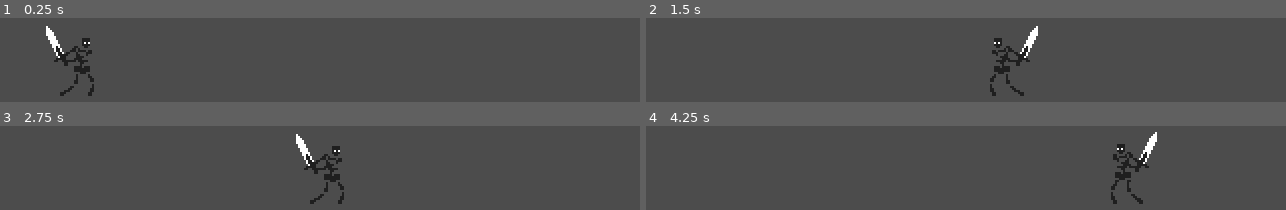
Above: before the commit, frames 1-4 (two rows, left to right).
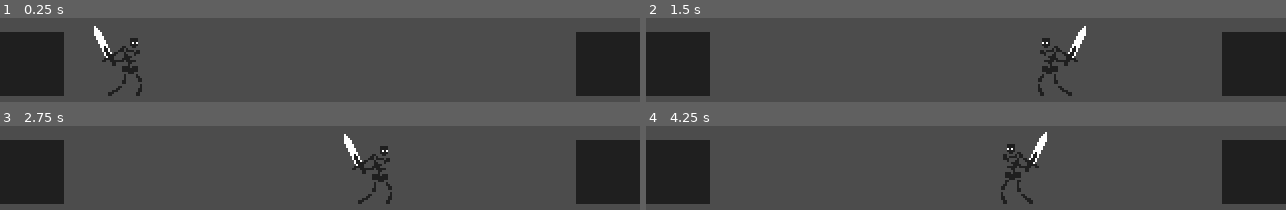
Above: after the commit, the same moments.

Repository: dw3nt/hb-grave-in-godot
Game: Godot game, scene res://Graveyard.tscn
Same seed, same stepped clock (60 frames per second), same inputs: the game is played once before the commit and once after it.
Inputs:
- Up to frame 1 (0.25 s): no input
- Up to frame 2 (1.5 s): hold D (move_right) 0.53-1.28 s; hold A (move_left) from 1.28 s (still down)
- Up to frame 3 (2.75 s): release A (move_left) at 2.03 s; hold D (move_right) from 2.03 s (still down)
- Up to frame 4 (4.25 s): release D (move_right) at 3.53 s; hold A (move_left) from 3.53 s (still down)

The runs differ from the first frame. In frame 1, 18% of the frame differs, in the area x 0-100%, y 9-93%; in frame 2, 18%; in frame 3, 18%; in frame 4, 18%, in the area x 0-100%, y 7-93%.

Commit message:
include walls in graveyard

Diff:
--- a/Graveyard.tscn
+++ b/Graveyard.tscn
@@ -1,8 +1,41 @@
-[gd_scene load_steps=2 format=2]
+[gd_scene load_steps=4 format=2]
 
-[ext_resource path="res://Skeleton.tscn" type="PackedScene" id=1]
+[ext_resource path="res://assets/sprites/environment/s_wall.png" type="Texture" id=1]
+[ext_resource path="res://Skeleton.tscn" type="PackedScene" id=2]
+
+[sub_resource type="RectangleShape2D" id=1]
+extents = Vector2( 16, 16 )
 
 [node name="Graveyard" type="Node"]
 
-[node name="Skeleton" parent="." instance=ExtResource( 1 )]
-position = Vector2( 35, 120 )
+[node name="Walls" type="Node2D" parent="."]
+editor/display_folded = true
+
+[node name="Wall" type="StaticBody2D" parent="Walls"]
+editor/display_folded = true
+position = Vector2( 16, 128 )
+__meta__ = {
+"_edit_group_": true
+}
+
+[node name="Sprite" type="Sprite" parent="Walls/Wall"]
+texture = ExtResource( 1 )
+
+[node name="CollisionShape2D" type="CollisionShape2D" parent="Walls/Wall"]
+shape = SubResource( 1 )
+
+[node name="Wall2" type="StaticBody2D" parent="Walls"]
+editor/display_folded = true
+position = Vector2( 304, 128 )
+__meta__ = {
+"_edit_group_": true
+}
+
+[node name="Sprite" type="Sprite" parent="Walls/Wall2"]
+texture = ExtResource( 1 )
+
+[node name="CollisionShape2D" type="CollisionShape2D" parent="Walls/Wall2"]
+shape = SubResource( 1 )
+
+[node name="Skeleton" parent="." instance=ExtResource( 2 )]
+position = Vector2( 59, 120 )
Binary file added: assets/sprites/environment/s_wall.png
Not shown, added: assets/sprites/environment/s_wall.png.import
